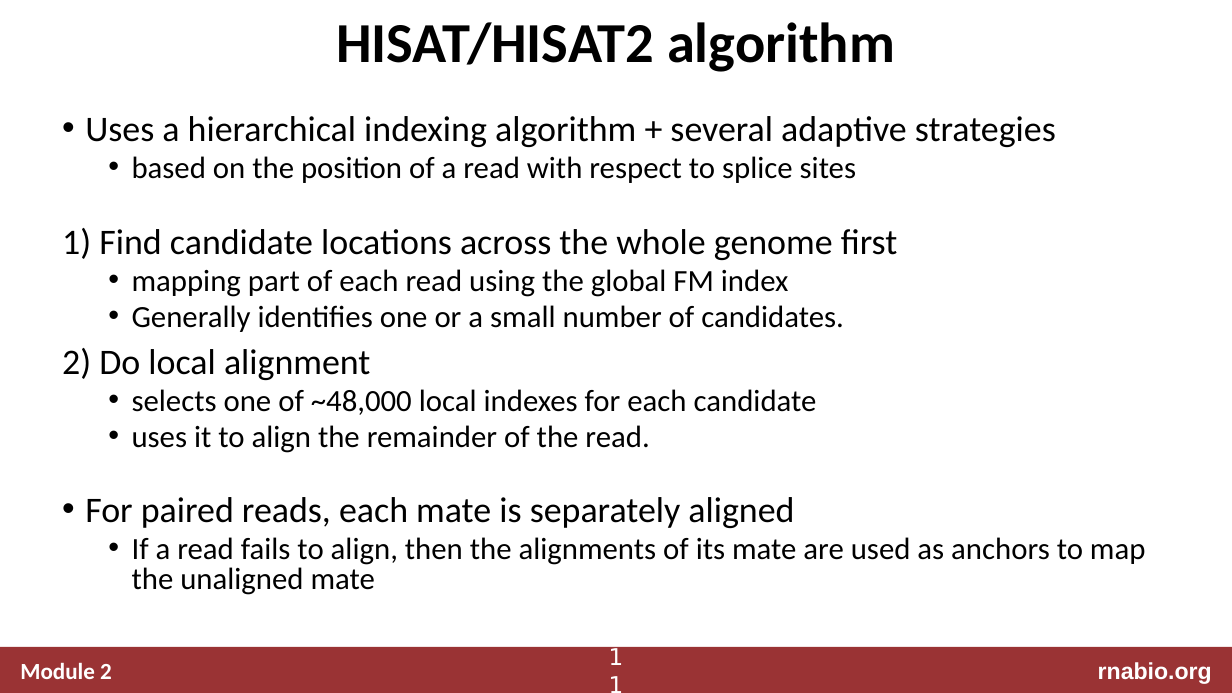
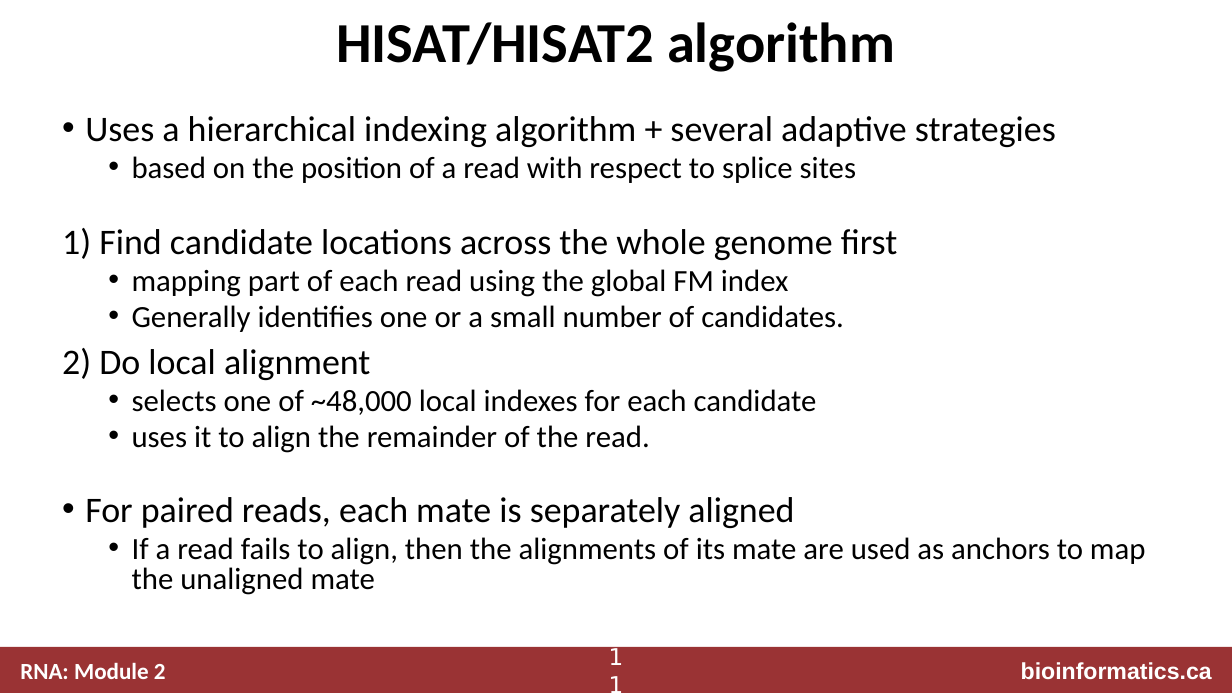
Before and after one commit to griffithlab/rnabio.org, a slide deck: slide 11 of assets/lectures/cbw/2021/mini/RNASeq_MiniLecture_02_01_Alignment.pptx. Drawn at 1232x693 pixels with LibreOffice and Linux fonts; fonts in the diff are those of the drawing. Boxes give left, top, right and bottom in pixels: in the first picture for what was removed or moved away, otherwise in the second. Text is boxed around its words. In the diff, an @@ line names an element or a change of style, - is before the commit and + after.

```diff
--- a/assets/lectures/cbw/2021/mini/RNASeq_MiniLecture_02_01_Alignment.pptx
+++ b/assets/lectures/cbw/2021/mini/RNASeq_MiniLecture_02_01_Alignment.pptx
@@ text at box(20, 662, 166, 679): text changed @@
-Module 2
+RNA: Module 2
@@ text at box(1021, 662, 1212, 679): text changed @@
-rnabio.org
+bioinformatics.ca
```
Also in this commit, not shown: 17 other slides changed, 29 other files.
